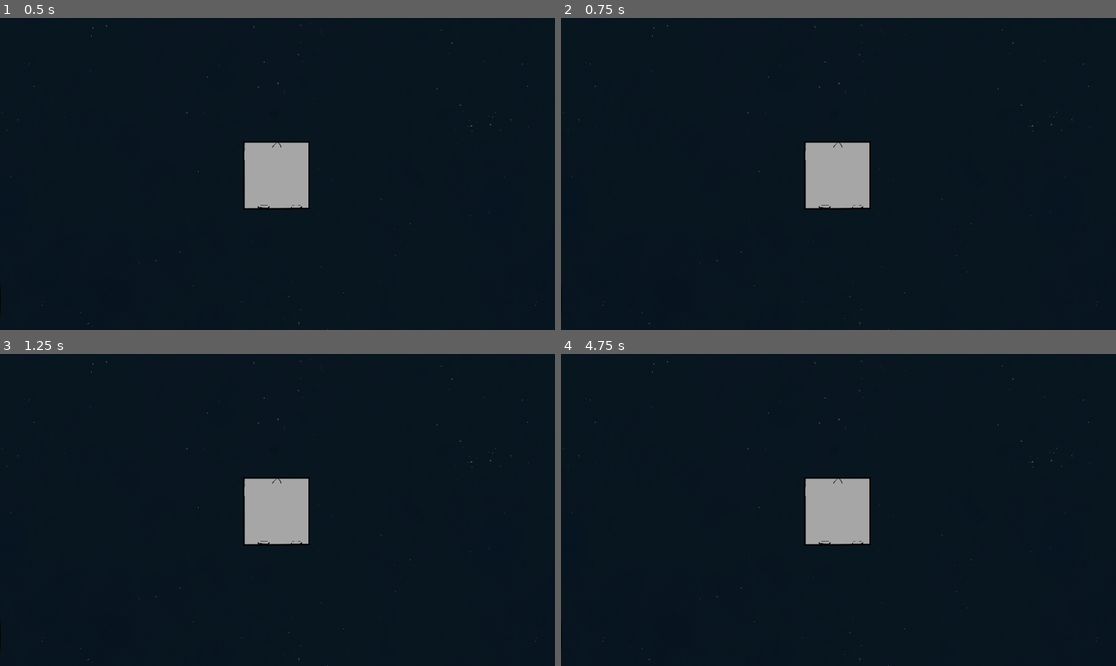
Above: before the commit, frames 1-4 (two rows, left to right).
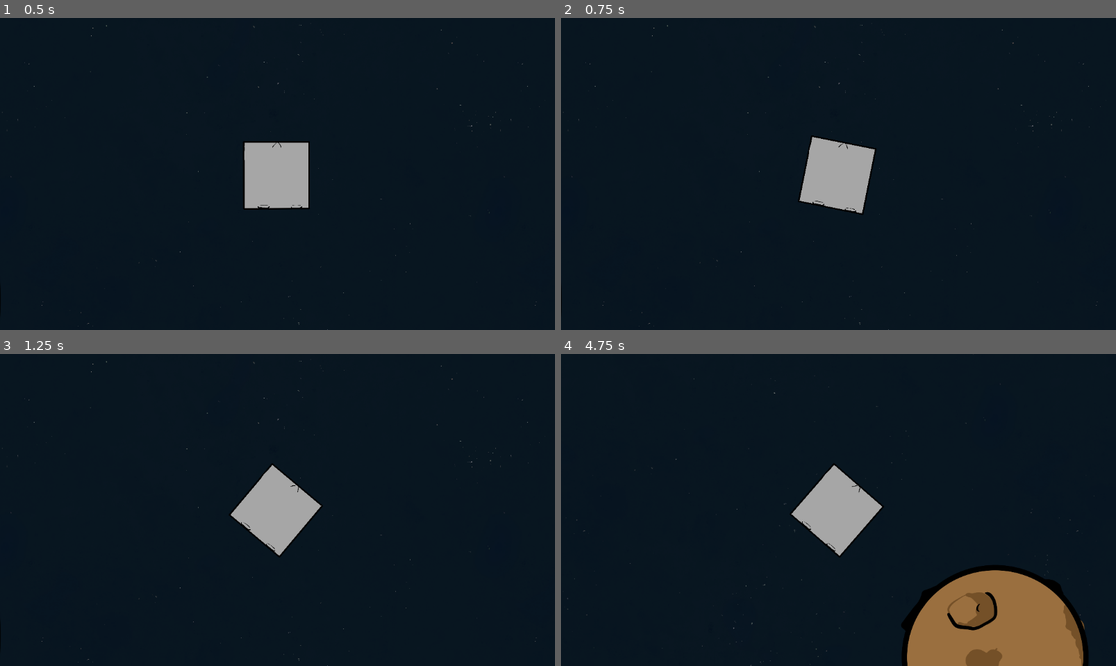
Above: after the commit, the same moments.

Repository: Dolphus2/NordicGameJam2026
Game: Godot game, scene res://scenes/game.tscn
Two runs of this game, one before a commit and one after it. Both use one fixed random seed, a clock stepped at 60 frames per second and the inputs below.
Inputs (mouse positions are in pixels of both pictures, inside the frame that each line leads up to):
- Up to frame 1 (0.5 s): no input
- Up to frame 2 (0.75 s): tap Enter at 0.5 s; move the mouse to (960, 158) at 0.52 s; hold E (roll_right) from 0.53 s (still down); click (960, 158) at 0.67 s
- Up to frame 3 (1.25 s): keep holding E (roll_right)
- Up to frame 4 (4.75 s): release E (roll_right) at 1.25 s; drag from (727, 525) to (810, 572) at 1.27 s; tap Space at 2 s; move the mouse to (894, 441) at 2.02 s; hold E (roll_right) 2.03-2.75 s; drag from (810, 572) to (672, 463) at 2.77 s; move the mouse to (1005, 556) at 3.52 s; hold Q (roll_left) 3.53-4.25 s; drag from (672, 463) to (755, 432) at 4.27 s

Frame 1 is identical in both runs. In frame 2, 0.6% of the frame differs, in the area x 42-57%, y 37-64%; in frame 3, 1.1%; in frame 4, 10%, in the area x 0-98%, y 2-100%.
Error before the commit: Parse Error: There is already a variable named "inter" declared in this scope. (res://scripts/player.gd:57)

Commit message:
player update

Diff:
--- a/scripts/player.gd
+++ b/scripts/player.gd
@@ -54,26 +54,6 @@
 			## Only runs when the lines intersect.
 
 	return inter
-	var inter = []
-	for i in range(points.size()):
-		var a = points[i-1]
-		var b = points[i]
-
-		var oa = cross(d,a,c)
-
-		# get_determinant(d - c, a - c)
-		var ob = cross(d,b,c)
-		# get_determinant(d - b, d - c)
-		var oc = cross(a,b,c)
-		# get_determinant(a - b, a - c)
-		var od = cross(b,d,a)
-		# get_determinant(b - d, b - a)
-
-		if (sgn(oa) != sgn(ob) && sgn(oc) != sgn(od)):
-			inter.append((a * ob - b * oa) / (ob - oa))
-			## Only runs when the lines intersect.
-
-	return inter
 
 var flag = true
 
Not shown: 1 places in scenes/game.tscn that only renumber resources
